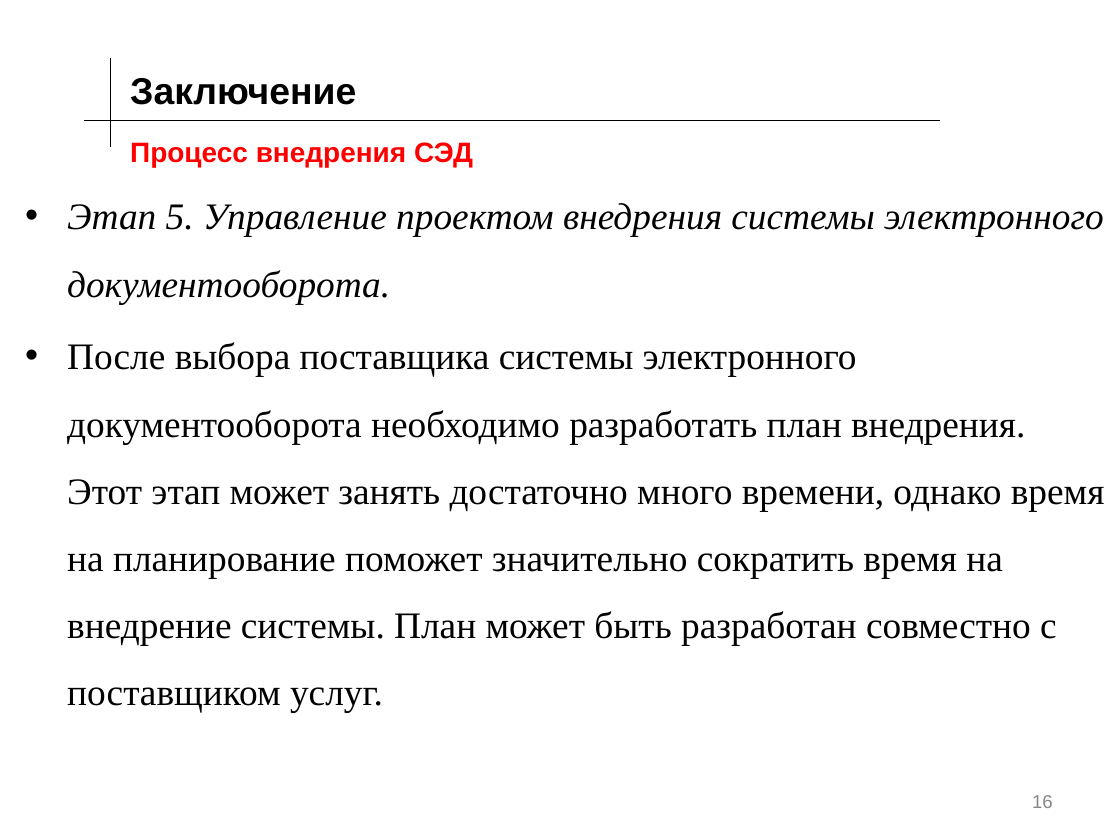
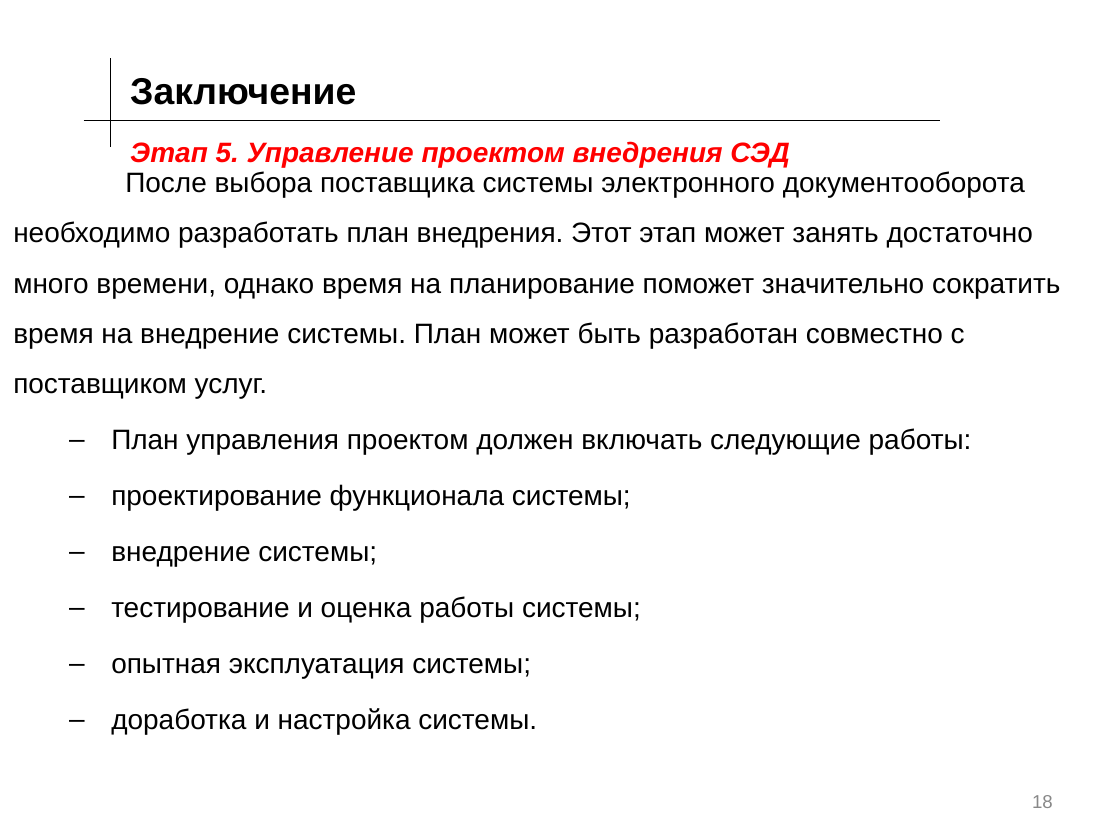
Before and after one commit to KnopaEl/Project, a slide deck: slide 18 of ПД(171-341).pptx (slide 16 before the commit). Drawn at 1120x840 pixels with LibreOffice and Linux fonts; fonts in the diff are those of the drawing; background and template pictures are left out. Boxes give left, top, right and bottom in pixels: in the first picture for what was removed or moved away, otherwise in the second. Text is boxed around its words. In the diff, an @@ line names an element or a change of style, - is before the commit and + after.

```diff
--- a/ПД(171-341).pptx
+++ b/ПД(171-341).pptx
@@ text "После выбора поставщика системы электронного ...": place and size @@
-text "После выбора поставщика системы электронного ..." at [67, 203, 1105, 713]
+text "После выбора поставщика системы электронного ..." at [13, 171, 1060, 735]
@@ title at [130, 141, 790, 167]: text changed; italic on @@
-Процесс внедрения СЭД
+Этап 5. Управление проектом внедрения СЭД
@@ text at [13, 171, 1060, 399]: size 24 to 18 pt, font Times New Roman to Arial in "После выбора поставщика системы электронного документооборот ..."; bullet • to none @@
@@ text at [67, 203, 1104, 304]: paragraph removed @@
-• Этап 5. Управление проектом внедрения системы электронного документооборота.
@@ text at [111, 428, 972, 735]: paragraphs added @@
+  – План управления проектом должен включать следующие работы:
+  – проектирование функционала системы;
+  – внедрение системы;
+  – тестирование и оценка работы системы;
+  – опытная эксплуатация системы;
+  – доработка и настройка системы.
```
Also in this commit, not shown: 5 other slides changed, 2 slides added.
